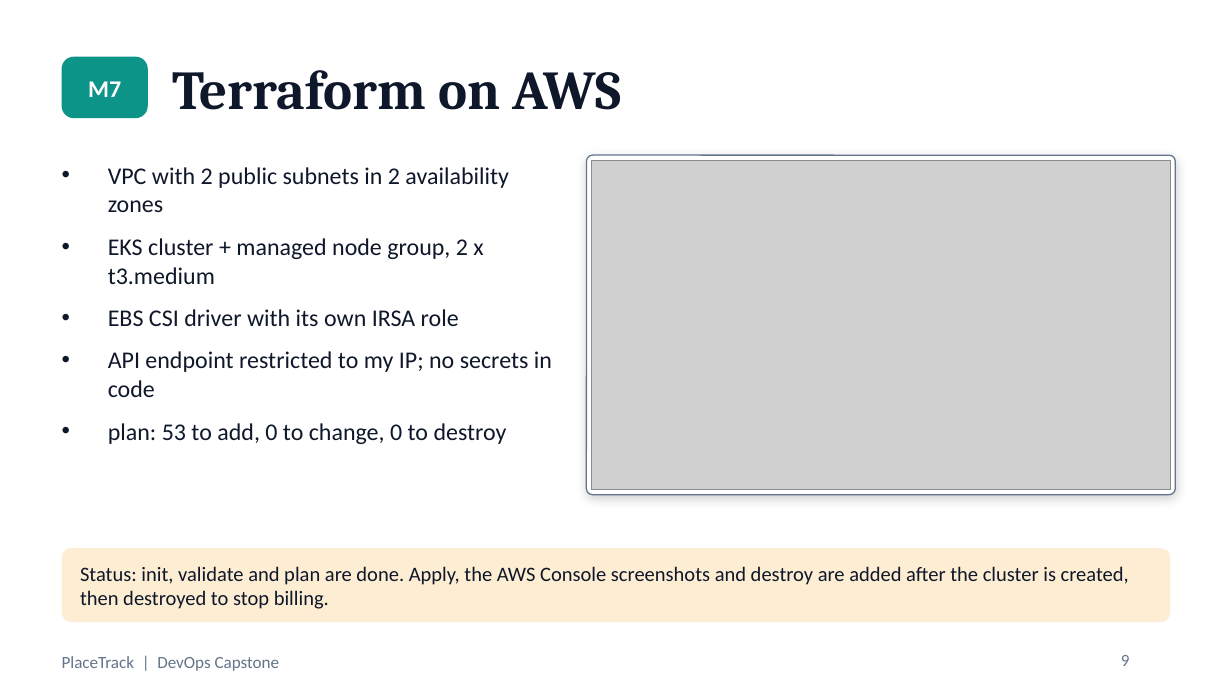
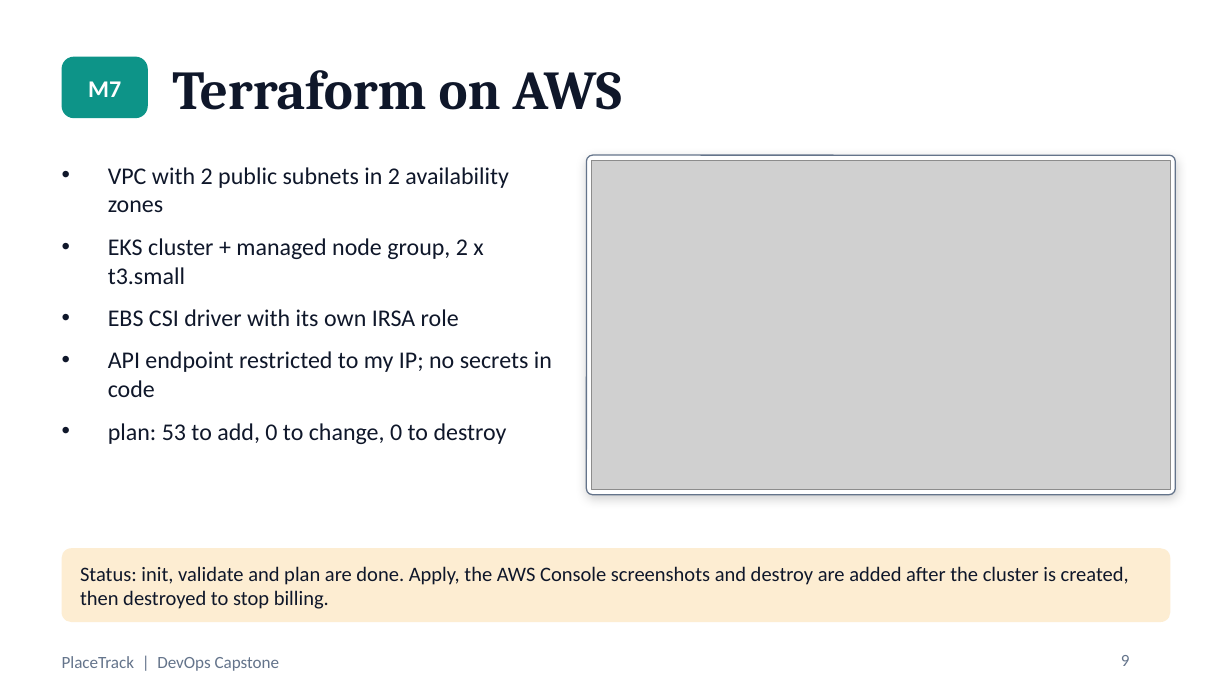
Before and after one commit to Raghavendra1729-cell/placetrack-devops-capstone, a slide deck: slide 9 of docs/PlaceTrack-Capstone.pptx. Drawn at 1232x693 pixels with LibreOffice and Linux fonts; fonts in the diff are those of the drawing; grey boxes stand for pictures. Boxes give left, top, right and bottom in pixels: in the first picture for what was removed or moved away, otherwise in the second. Text is boxed around its words. In the diff, an @@ line names an element or a change of style, - is before the commit and + after.

```diff
--- a/docs/PlaceTrack-Capstone.pptx
+++ b/docs/PlaceTrack-Capstone.pptx
@@ text at bbox=[108, 238, 483, 284]: text changed @@
-• EKS cluster + managed node group, 2 x t3.medium
+• EKS cluster + managed node group, 2 x t3.small
```
Also in this commit, not shown: 1 other slide changed, 2 other files.
